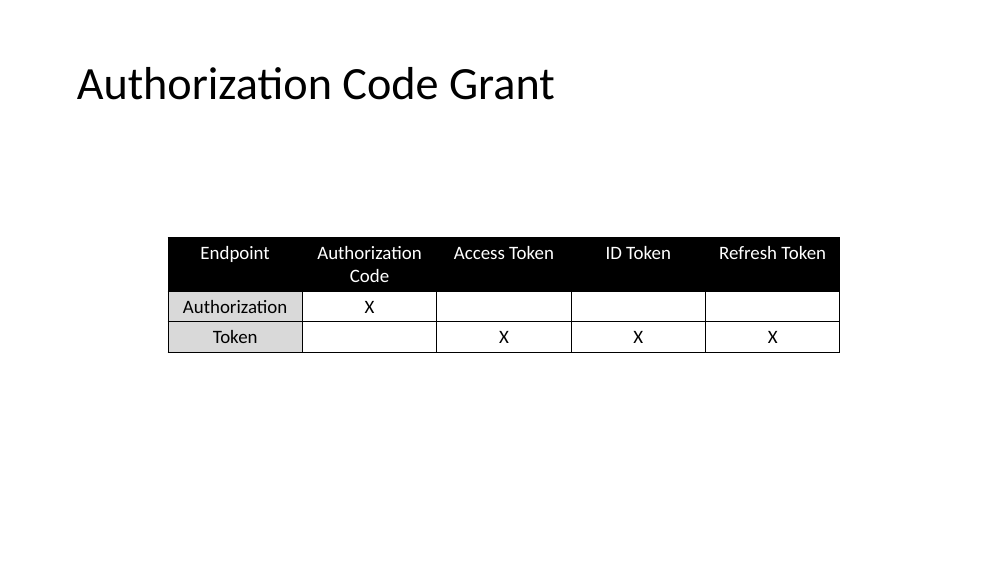
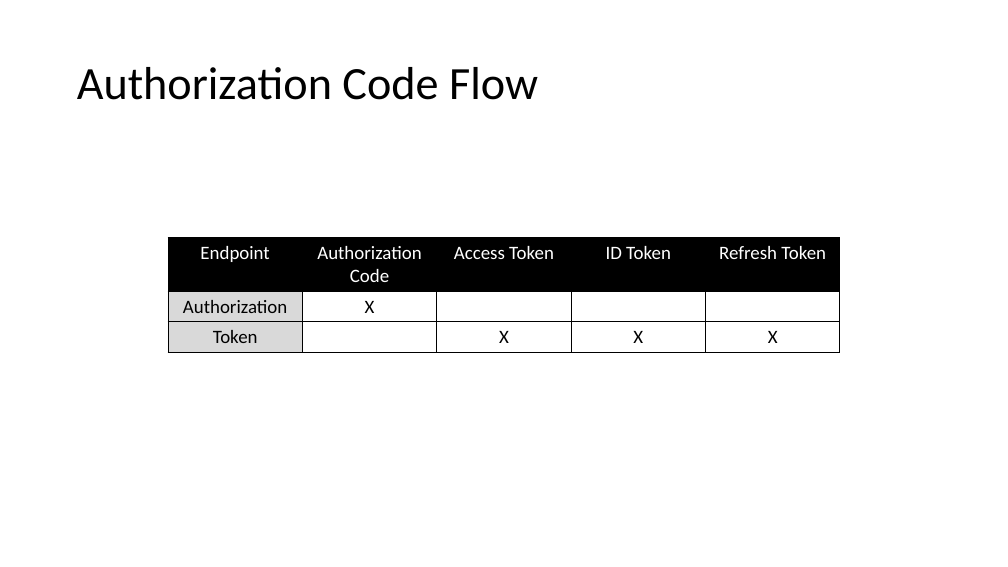
Before and after one commit to danielwagn3r/openid-workshop, a slide deck: slide 34 of OpenID & OAuth.pptx (slide 30 before the commit). Drawn at 1008x567 pixels with LibreOffice and Linux fonts; fonts in the diff are those of the drawing. Boxes give left, top, right and bottom in pixels: in the first picture for what was removed or moved away, otherwise in the second. Text is boxed around its words. In the diff, an @@ line names an element or a change of style, - is before the commit and + after.

```diff
--- a/OpenID & OAuth.pptx
+++ b/OpenID & OAuth.pptx
@@ title at [77, 67, 538, 100]: text changed @@
-Authorization Code Grant
+Authorization Code Flow
```
Also in this commit, not shown: 13 other slides changed, 5 slides added, 1 slide removed.
